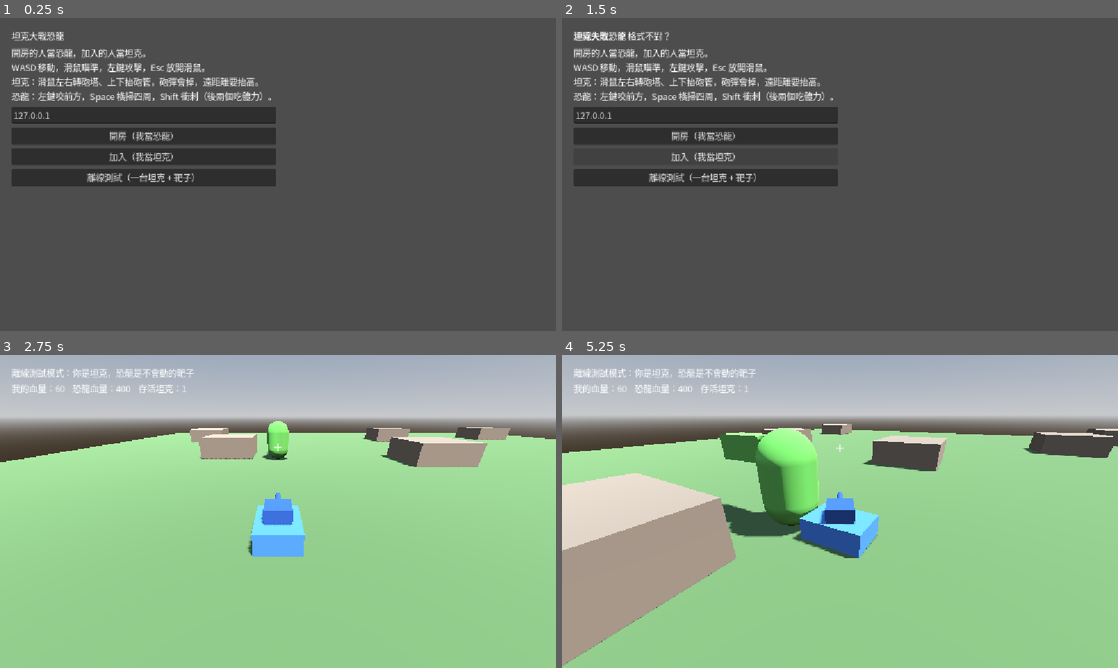
Above: before the commit, frames 1-4 (two rows, left to right).
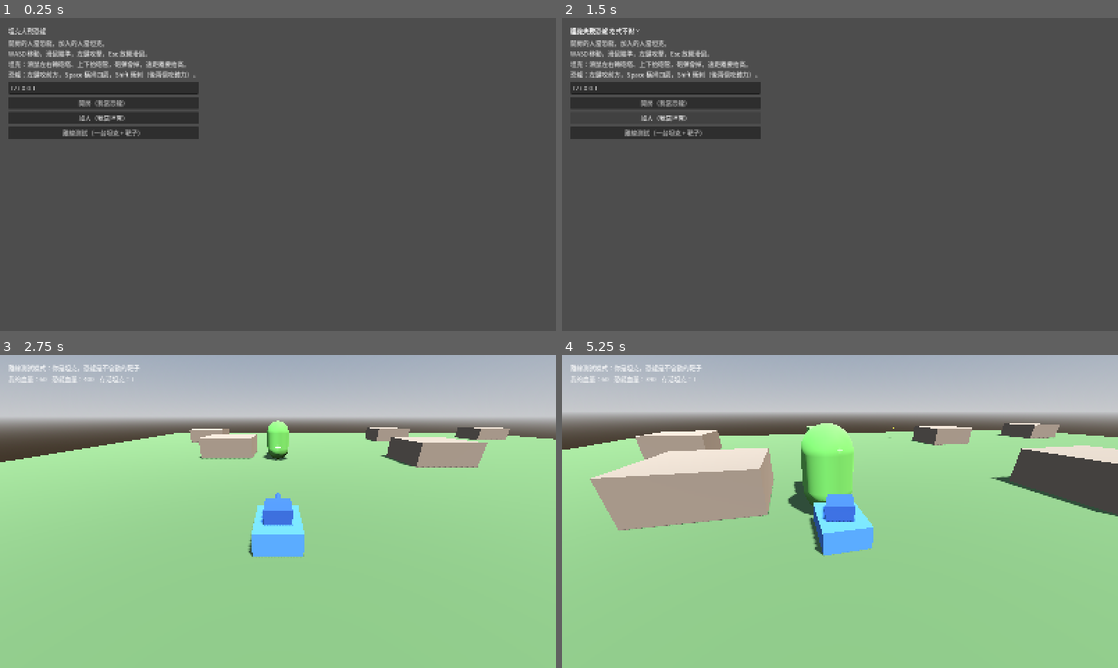
Above: after the commit, the same moments.

Repository: billxu0521/tank_war
Game: Godot game, scene res://main.tscn
Same seed, same stepped clock (60 frames per second), same inputs: the game is played once before the commit and once after it.
Inputs (mouse positions are in pixels of both pictures, inside the frame that each line leads up to):
- Up to frame 1 (0.25 s): no input
- Up to frame 2 (1.5 s): click "開房（我當恐龍）" at 0.5 s; click "加入（我當坦克）" at 1.25 s
- Up to frame 3 (2.75 s): click "離線測試（一台坦克 + 靶子）" at 2 s
- Up to frame 4 (5.25 s): tap Enter at 2.75 s; move the mouse to (867, 511) at 2.77 s; hold Shift 2.78-3.53 s; hold W from 2.78 s (still down); click (867, 511) at 2.92 s; tap Space at 3.02, 3.77 s; move the mouse to (812, 511) at 3.52 s; tap Shift at 3.6, 5.1 s; click (812, 511) at 3.67 s; move the mouse to (851, 505) at 4.27 s; hold Shift 4.28-5.03 s; click (851, 505) at 4.42 s; move the mouse to (834, 517) at 5.02 s; click (834, 517) at 5.17 s

The runs differ from the first frame. In frame 1, 13% of the frame differs, in the area x 1-50%, y 3-54%; in frame 2, 11%; in frame 3, 1.6%; in frame 4, 34%, in the area x 0-100%, y 3-100%.

Commit message:
視窗放大到 1600x900，並修掉滑鼠鎖定時砲塔被甩飛的問題
macOS 在鎖定游標後會噴一串「游標歸位」的殘留位移（實測從鎖定後
780ms 開始、衰減到 1200ms 才停），一進遊戲砲塔和恐龍就會自己轉到
隨機角度。在 fighter.gd 加共用的 mouse_look()，鎖定後先忽略 1.5 秒，
坦克和恐龍一起解決。

Co-Authored-By: Claude Opus 5 (1M context) <noreply@anthropic.com>
Claude-Session: https://claude.ai/code/session_019SAVwhULYTqidBLb1Ej4sE

Diff:
--- a/dino.gd
+++ b/dino.gd
@@ -26,9 +26,7 @@
 	$Camera3D.current = is_multiplayer_authority()
 
 func _unhandled_input(e: InputEvent) -> void:
-	if is_multiplayer_authority() and e is InputEventMouseMotion \
-			and Input.mouse_mode == Input.MOUSE_MODE_CAPTURED:
-		rotate_y(-e.relative.x * MOUSE_SENS)
+	rotate_y(-mouse_look(e).x * MOUSE_SENS)
 
 func _physics_process(delta: float) -> void:
 	if not is_multiplayer_authority():
--- a/fighter.gd
+++ b/fighter.gd
@@ -4,10 +4,14 @@
 signal died
 
 const GRAVITY := 25.0
+const LOOK_SETTLE_MS := 1500  # 滑鼠鎖定後先忽略這麼久的位移
 
 @export var max_hp := 100
 
 var hp := 0
+var _was_captured := false
+var _settle_until := 0
+
 
 func _enter_tree() -> void:
 	# 節點名字就是玩家的連線編號，誰的節點誰操控
@@ -33,6 +37,22 @@
 		if multiplayer.is_server():
 			queue_free()  # MultiplayerSpawner 會同步移除其他人畫面上的它
 
+## 取滑鼠這一幀轉了多少。
+## 滑鼠一被鎖定，macOS 會噴出一串「游標歸位」的殘留位移（實測從鎖定後 780ms 開始、
+## 衰減到 1200ms 才停），不擋掉的話砲塔一進遊戲就自己甩到隨機角度。
+## ponytail: 直接用固定時間窗擋掉，夠簡單也夠用。如果哪天在別的機器上還是會甩，
+## 就把 LOOK_SETTLE_MS 調大，或改成「等到位移出現一段空檔才開始吃輸入」。
+func mouse_look(e: InputEvent) -> Vector2:
+	var captured := Input.mouse_mode == Input.MOUSE_MODE_CAPTURED
+	if captured != _was_captured:
+		_was_captured = captured
+		_settle_until = Time.get_ticks_msec() + LOOK_SETTLE_MS
+	if not captured or not is_multiplayer_authority() or not (e is InputEventMouseMotion):
+		return Vector2.ZERO
+	if Time.get_ticks_msec() < _settle_until:
+		return Vector2.ZERO
+	return e.relative
+
 func _apply_gravity(delta: float) -> void:
 	if is_on_floor():
 		velocity.y = 0.0
--- a/project.godot
+++ b/project.godot
@@ -17,6 +17,8 @@
 
 [display]
 
+window/size/viewport_width=1600
+window/size/viewport_height=900
 window/stretch/mode="canvas_items"
 window/stretch/aspect="expand"
 
--- a/tank.gd
+++ b/tank.gd
@@ -26,9 +26,7 @@
 	cam.current = is_multiplayer_authority()
 
 func _unhandled_input(e: InputEvent) -> void:
-	if is_multiplayer_authority() and e is InputEventMouseMotion \
-			and Input.mouse_mode == Input.MOUSE_MODE_CAPTURED:
-		aim(e.relative)
+	aim(mouse_look(e))
 
 ## 滑鼠移動量 -> 砲塔左右轉 + 砲管上下抬（上下有角度上限）
 func aim(rel: Vector2) -> void:
